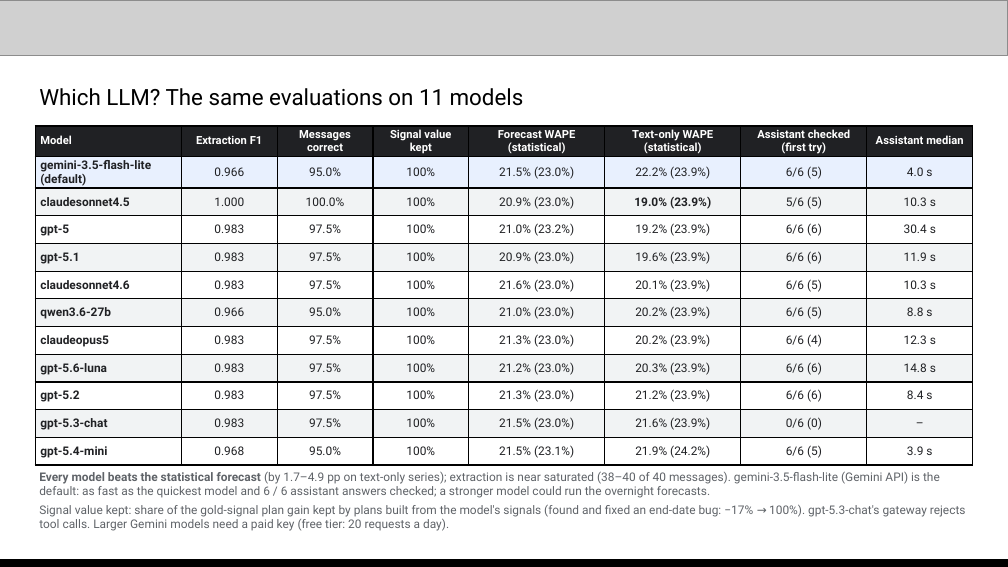
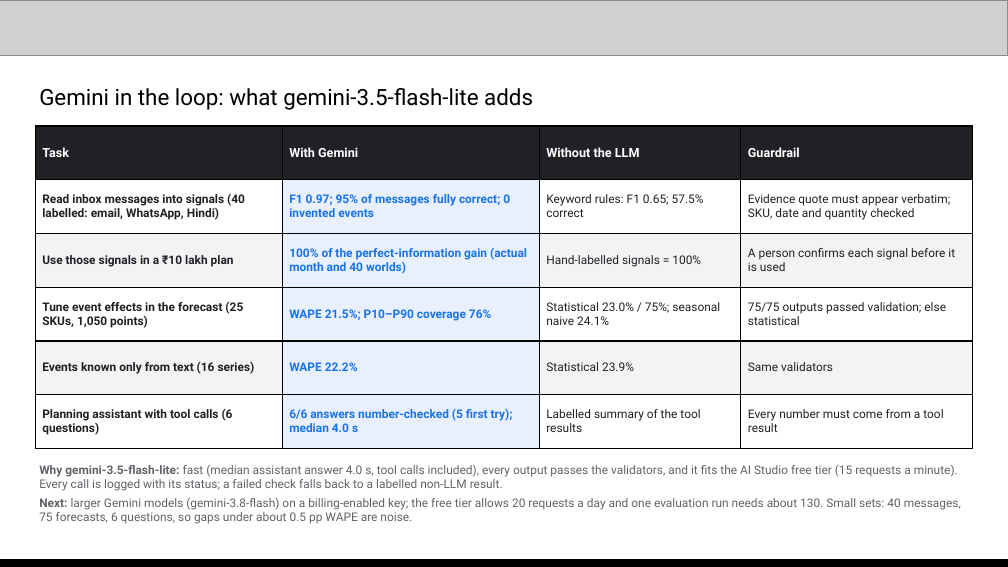
Before and after one commit to Xhahat/inventory-rescue, a slide deck: slide 12 of docs/Inventory_Rescue_AI_Builder_Cup.pptx. Drawn at 1008x567 pixels with LibreOffice and Linux fonts; fonts in the diff are those of the drawing; grey boxes stand for pictures. Boxes give left, top, right and bottom in pixels: in the first picture for what was removed or moved away, otherwise in the second. Text is boxed around its words. In the diff, an @@ line names an element or a change of style, - is before the commit and + after.

```diff
--- a/docs/Inventory_Rescue_AI_Builder_Cup.pptx
+++ b/docs/Inventory_Rescue_AI_Builder_Cup.pptx
@@ text at box(39, 88, 533, 110): text changed @@
-Which LLM? The same evaluations on 11 models
+Gemini in the loop: what gemini-3.5-flash-lite adds
@@ table at box(35, 126, 973, 449) @@
-Model | Extraction F1 | Messages correct | Signal value kept | Forecast WAPE (statistical) | Text-only WAPE (statistical) | Assistant checked (first try) | Assistant median
-gemini-3.5-flash-lite (default) | 0.966 | 95.0% | 100% | 21.5% (23.0%) | 22.2% (23.9%) | 6/6 (5) | 4.0 s
-claudesonnet4.5 | 1.000 | 100.0% | 100% | 20.9% (23.0%) | 19.0% (23.9%) | 5/6 (5) | 10.3 s
-gpt-5 | 0.983 | 97.5% | 100% | 21.0% (23.2%) | 19.2% (23.9%) | 6/6 (6) | 30.4 s
-gpt-5.1 | 0.983 | 97.5% | 100% | 20.9% (23.0%) | 19.6% (23.9%) | 6/6 (6) | 11.9 s
-claudesonnet4.6 | 0.983 | 97.5% | 100% | 21.6% (23.0%) | 20.1% (23.9%) | 6/6 (5) | 10.3 s
-qwen3.6-27b | 0.966 | 95.0% | 100% | 21.0% (23.0%) | 20.2% (23.9%) | 6/6 (5) | 8.8 s
-claudeopus5 | 0.983 | 97.5% | 100% | 21.3% (23.0%) | 20.2% (23.9%) | 6/6 (4) | 12.3 s
-gpt-5.6-luna | 0.983 | 97.5% | 100% | 21.2% (23.0%) | 20.3% (23.9%) | 6/6 (6) | 14.8 s
-gpt-5.2 | 0.983 | 97.5% | 100% | 21.3% (23.0%) | 21.2% (23.9%) | 6/6 (6) | 8.4 s
-gpt-5.3-chat | 0.983 | 97.5% | 100% | 21.5% (23.0%) | 21.6% (23.9%) | 0/6 (0) | –
-gpt-5.4-mini | 0.968 | 95.0% | 100% | 21.5% (23.1%) | 21.9% (24.2%) | 6/6 (5) | 3.9 s
+Task | With Gemini | Without the LLM | Guardrail
+Read inbox messages into signals (40 labelled: email, WhatsApp, Hindi) | F1 0.97; 95% of messages fully correct; 0 invented events | Keyword rules: F1 0.65; 57.5% correct | Evidence quote must appear verbatim; SKU, date and quantity checked
+Use those signals in a ₹10 lakh plan | 100% of the perfect-information gain (actual month and 40 worlds) | Hand-labelled signals = 100% | A person confirms each signal before it is used
+Tune event effects in the forecast (25 SKUs, 1,050 points) | WAPE 21.5%; P10–P90 coverage 76% | Statistical 23.0% / 75%; seasonal naive 24.1% | 75/75 outputs passed validation; else statistical
+Events known only from text (16 series) | WAPE 22.2% | Statistical 23.9% | Same validators
+Planning assistant with tool calls (6 questions) | 6/6 answers number-checked (5 first try); median 4.0 s | Labelled summary of the tool results | Every number must come from a tool result
@@ text at box(39, 465, 961, 524): text changed @@
-Every model beats the statistical forecast (by 1.7–4.9 pp on text-only series); extraction is near saturated (38–40 of 40 messages). gemini-3.5-flash-lite (Gemini API) is the default: as fast as the quickest model and 6 / 6 assistant answers checked; a stronger model could run the overnight forecasts.
-Signal value kept: share of the gold-signal plan gain kept by plans built from the model's signals (found and fixed an end-date bug: −17% → 100%). gpt-5.3-chat's gateway rejects tool calls. Larger Gemini models need a paid key (free tier: 20 requests a day).
+Why gemini-3.5-flash-lite: fast (median assistant answer 4.0 s, tool calls included), every output passes the validators, and it fits the AI Studio free tier (15 requests a minute). Every call is logged with its status; a failed check falls back to a labelled non-LLM result.
+Next: larger Gemini models (gemini-3.8-flash) on a billing-enabled key; the free tier allows 20 requests a day and one evaluation run needs about 130. Small sets: 40 messages, 75 forecasts, 6 questions, so gaps under about 0.5 pp WAPE are noise.
```
Also in this commit, not shown: 3 other slides changed, 11 other files.
